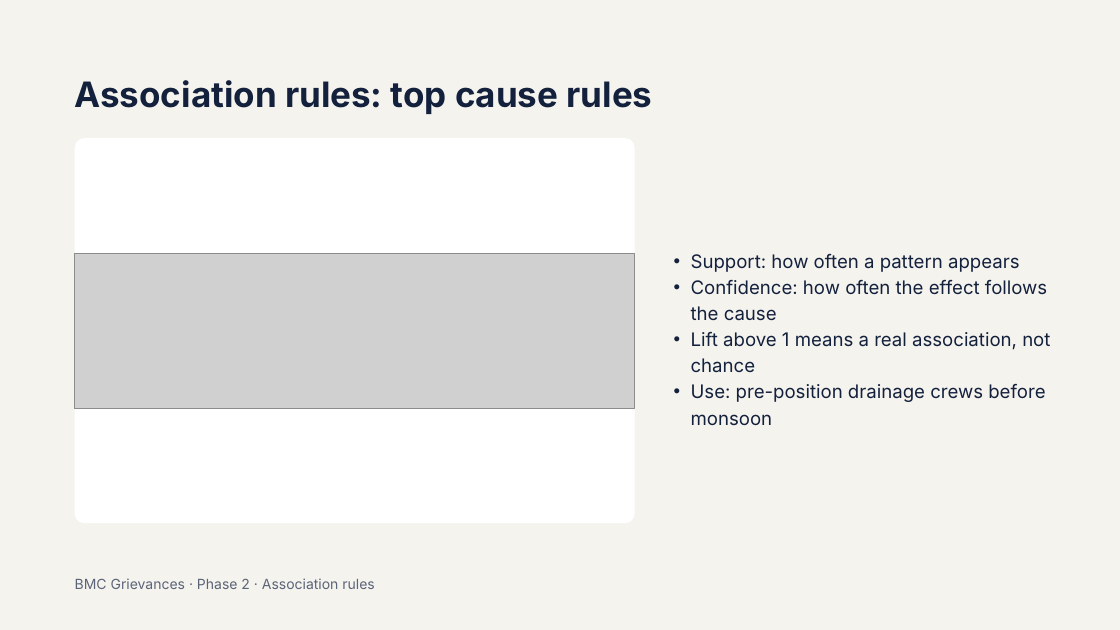
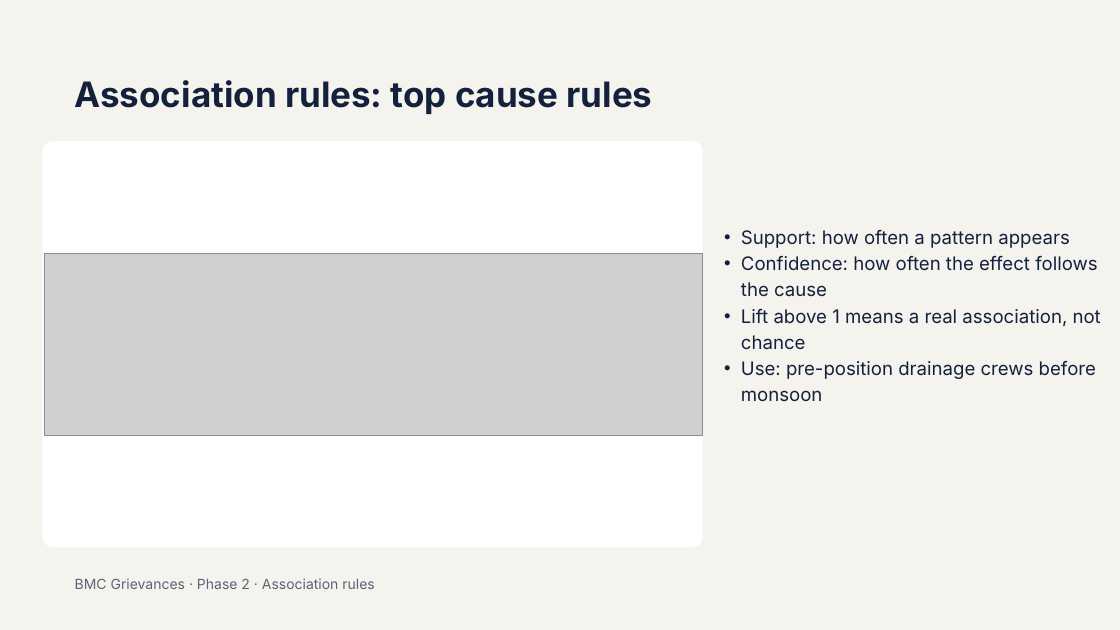
Before and after one commit to Omkar-D-Londhe/BMC-Civic-Complaint-DWDM, a slide deck: slide 8 of Presentation/BMC Grievances Phase 2 Data Mining.pptx. Drawn at 1120x630 pixels with LibreOffice and Linux fonts; fonts in the diff are those of the drawing; grey boxes stand for pictures. Boxes give left, top, right and bottom in pixels: in the first picture for what was removed or moved away, otherwise in the second. Text is boxed around its words. In the diff, an @@ line names an element or a change of style, - is before the commit and + after.

Commit message:
feat: add dynamic K-means, multi-metric FP-growth, ML visualizers, and Star Schema Warehouse view
- Add interactive K-value selector (K=2..6) with dual-axis Elbow/Silhouette accuracy curve
- Add FP-Growth 3-slider filter studio (min_support, min_confidence, min_lift) with rule bubble scatter chart
- Add 4-chart ML inference dashboard (probability distribution, recurrence gauge, SLA benchmark, SHAP attribution) with glassmorphism loading overlay
- Build dedicated Star Schema Warehouse Architecture view (/warehouse) with interactive ER model & attribute inspector
- Declutter Overview UI with interactive Ward Telemetry Bar Chart, SLA Compliance Doughnut, and Channel Mix Chart
- Update README.md and automated test suite (30/30 tests passing)

```diff
--- a/Presentation/BMC Grievances Phase 2 Data Mining.pptx
+++ b/Presentation/BMC Grievances Phase 2 Data Mining.pptx
@@ rounded rectangle: place and size @@
-rounded rectangle at <box>75,139,635,523</box>
+rounded rectangle at <box>43,141,703,547</box>
@@ text "Support: how often a pattern ...": place and size @@
-text "Support: how often a pattern ..." at <box>691,254,1050,425</box>
+text "Support: how often a pattern ..." at <box>741,230,1101,401</box>
@@ picture: place and size @@
-picture at <box>75,253,635,408</box>
+picture at <box>45,253,702,435</box>
```
Also in this commit, not shown: 9 other files.
